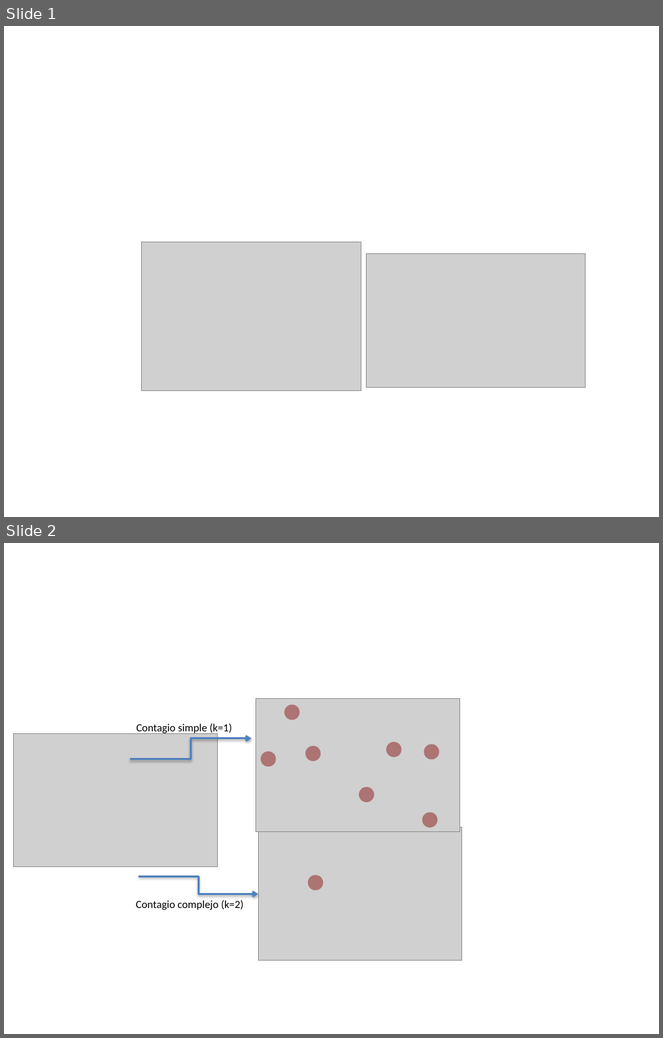
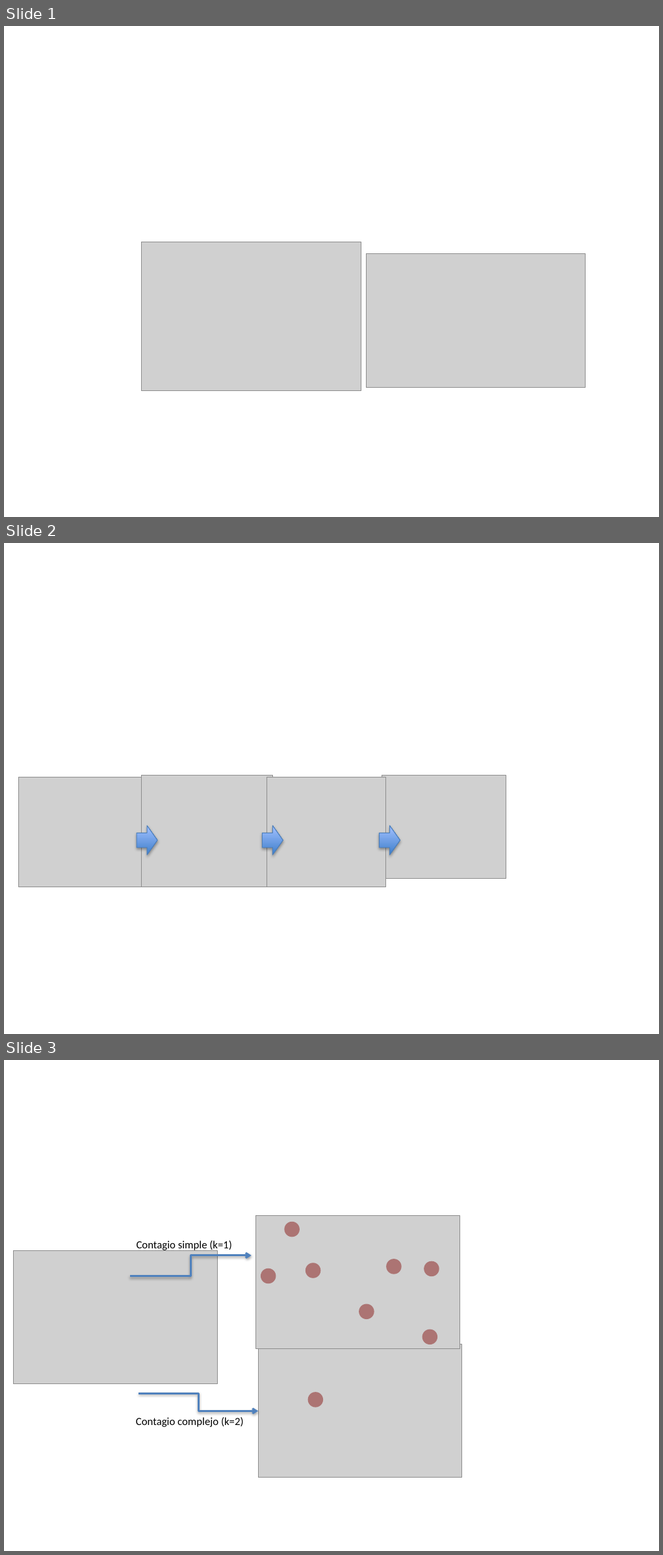
Before and after one commit to GuilleUCM/SOC, a slide deck: images/paraEsquemasYFiguras.pptx. Shown one above the other, each under a label of ours: slides 1 and 2 before the commit, slides 1, 2 and 3 after it. The pictures are 663x1038 and 663x1555 pixels, drawn with LibreOffice and Linux fonts; fonts in the diff are those of the drawing; grey boxes stand for pictures. Boxes give left, top, right and bottom in pixels: in the first picture for what was removed or moved away, otherwise in the second. Text is boxed around its words. In the diff, an @@ line names an element or a change of style, - is before the commit and + after.

```diff
--- a/images/paraEsquemasYFiguras.pptx
+++ b/images/paraEsquemasYFiguras.pptx
@@ slide 2 added at (4, 543, 659, 1034), background #FFFFFF @@
@@ picture added at (142, 776, 272, 887) @@
@@ picture added at (382, 776, 506, 879) @@
@@ picture added at (18, 778, 148, 887) @@
@@ picture added at (267, 778, 387, 887) @@
@@ right arrow added at (137, 826, 157, 856), fill gradient #3F80CE to #A4C4FF, outline #4B7EBC 0.75 pt @@
@@ right arrow added at (262, 826, 283, 856), fill gradient #3F80CE to #A4C4FF, outline #4B7EBC 0.75 pt @@
@@ right arrow added at (380, 826, 400, 856), fill gradient #3F80CE to #A4C4FF, outline #4B7EBC 0.75 pt @@
@@ what was slide 2 is now slide 3 @@
```
Also in this commit, not shown: 4 other files.
